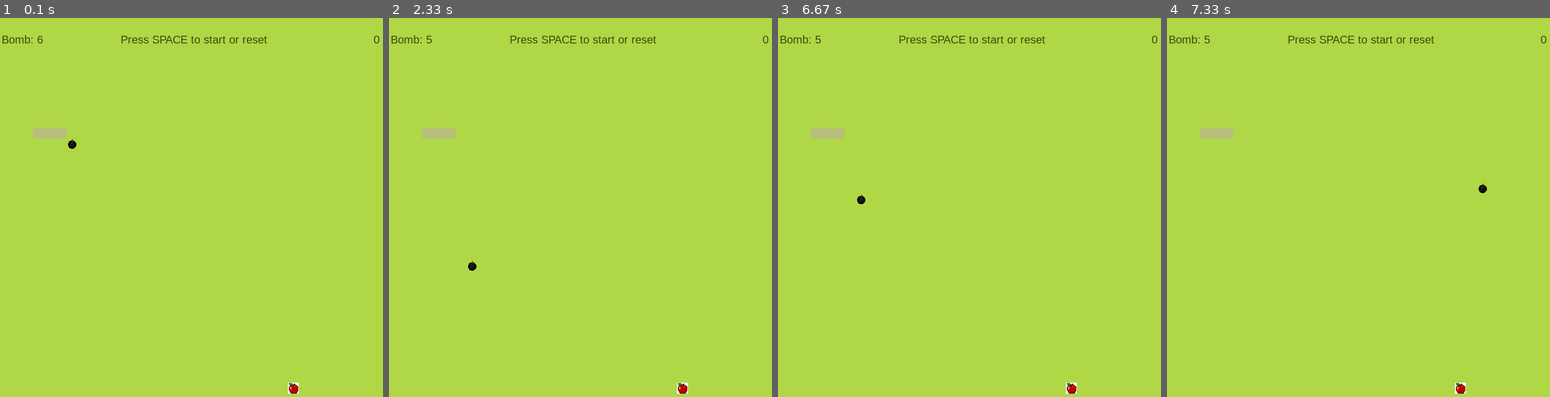
Above: before the commit, frames 1-4 (left to right).
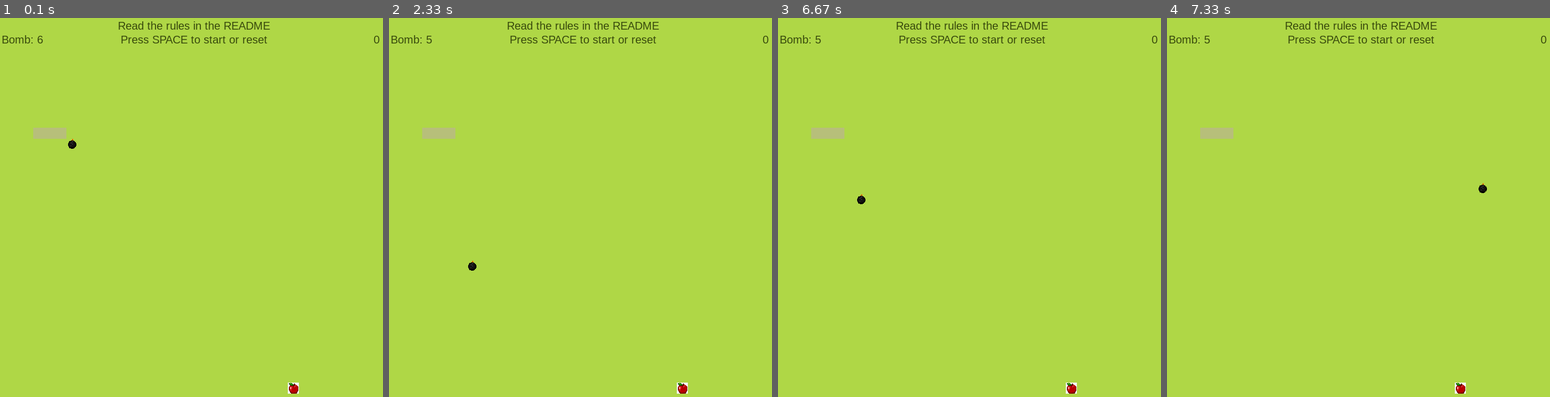
Above: after the commit, the same moments.

Repository: LouisChu25/RenduIIM_Pygame
Game: pygame game, started from pygame-3.py
Two runs of this game, one before a commit and one after it. Both use one fixed random seed, a clock stepped at 60 frames per second and the inputs below.
Inputs (mouse positions are in pixels of both pictures, inside the frame that each line leads up to):
- Up to frame 1 (0.1 s): no input
- Up to frame 2 (2.33 s): tap Space at 0.33, 0.73, 1.03 s; hold Right 0.67-1.13 s; click (461, 143) at 2.05 s
- Up to frame 3 (6.67 s): hold Down 2.9-3.2 s; tap Space at 2.97, 3.73, 4.8, 5.7, 6 s; hold Up 3.67-4.03 s; hold Down 4.73-5.1 s; hold Right 5.63-6.1 s; click (862, 264) at 6.52 s
- Up to frame 4 (7.33 s): click (1251, 199) at 6.85 s; click (1205, 245) at 7.18 s

The runs differ from the first frame. In frame 1, 0.3% of the frame differs, in the area x 30-71%, y 0-4%; in frame 2, 0.3%; in frame 3, 0.3%; in frame 4, 0.3%.

Commit message:
update rules

Diff:
--- a/jeu.py
+++ b/jeu.py
@@ -56,3 +56,7 @@
         start_pos = (int(35 * 20 / 2), 40)
         start_rect = start_surface.get_rect(center = start_pos)
         ecran.blit(start_surface, start_rect)
+        start_surface = font.render("Read the rules in the README", True, (56,74,12))
+        start_pos = (int(35 * 20 / 2), 15)
+        start_rect = start_surface.get_rect(center = start_pos)
+        ecran.blit(start_surface, start_rect)
--- /dev/null
+++ b/player.py
@@ -0,0 +1,12 @@
+import pygame
+
+class Player(pygame.sprite.Sprite):
+    def __init__(self, x, y):
+        pygame.sprite.Sprite.__init__(self)
+
+        self.x = x
+        self.y = y
+    def move_right(self):
+        self.x += 1
+    def move_left(self):
+        self.x -= 1
--- /dev/null
+++ b/username.csv
@@ -0,0 +1,6 @@
+id;username;firstname;lastname
+1;booker12;Rachel;Booker
+5;grey07;Laura;Grey
+3;johnson81;Craig;Johnson
+4;jenkins46;Mary;Jenkins
+2;smith79;Jamie;Smith
